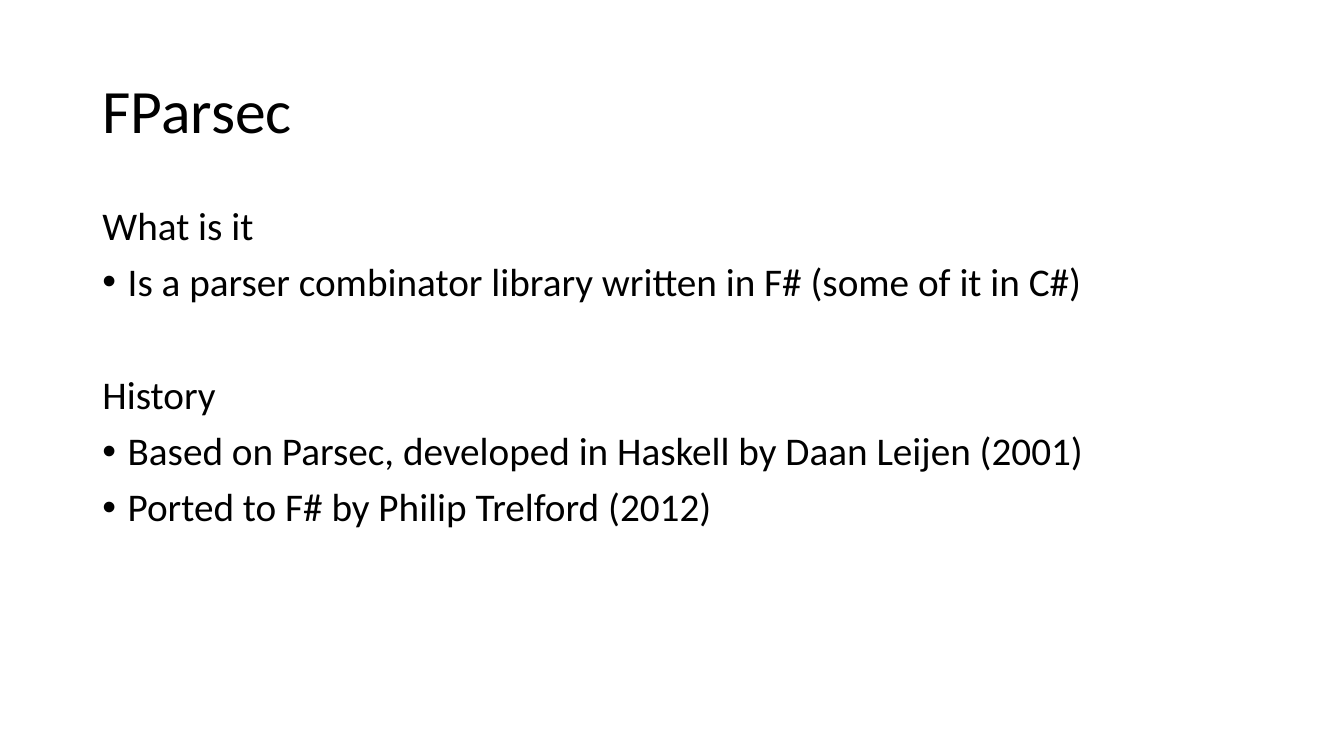
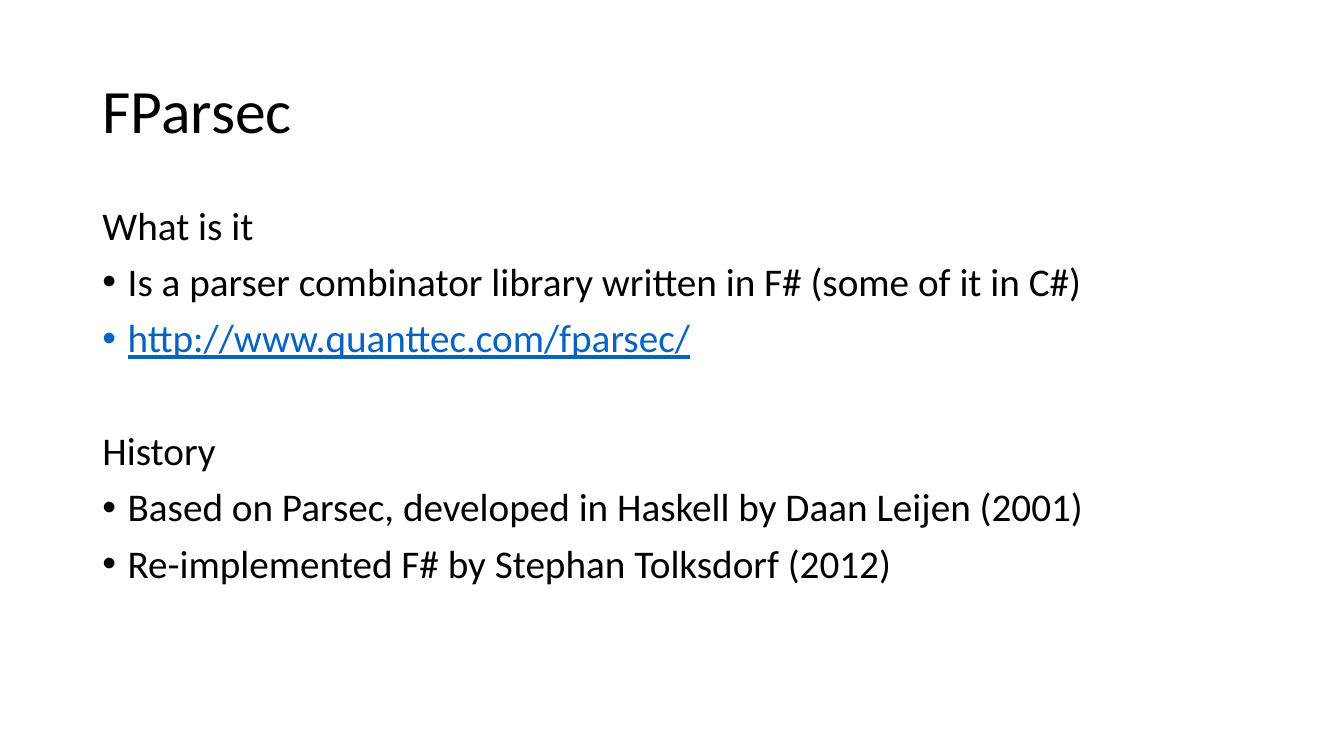
Before and after one commit to atiboros/PracticalFParsec, a slide deck: slide 9 of Slides/Practical FParsec V2.pptx (slide 10 before the commit). Drawn at 1344x756 pixels with LibreOffice and Linux fonts; fonts in the diff are those of the drawing. Boxes give left, top, right and bottom in pixels: in the first picture for what was removed or moved away, otherwise in the second. Text is boxed around its words. In the diff, an @@ line names an element or a change of style, - is before the commit and + after.

```diff
--- a/Slides/Practical FParsec V2.pptx
+++ b/Slides/Practical FParsec V2.pptx
@@ text at bbox=[128, 324, 690, 359]: paragraph added @@
+• http://www.quanttec.com/fparsec/
@@ text at bbox=[128, 549, 891, 585]: text changed @@
-• Ported to F# by Philip Trelford (2012)
+• Re-implemented F# by Stephan Tolksdorf (2012)
```
Also in this commit, not shown: 8 other slides changed, 8 slides added, 5 slides removed, 1 other file.
